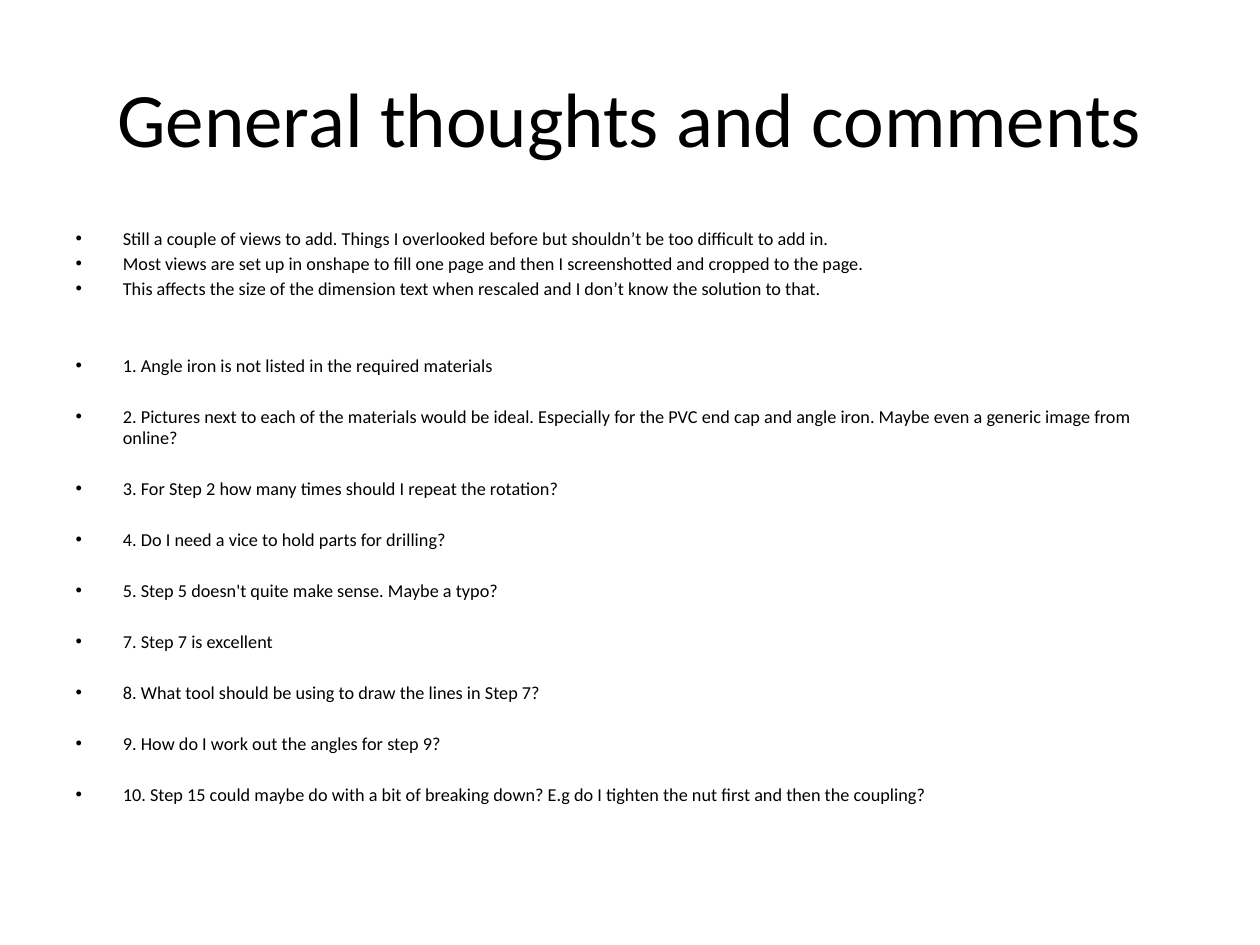
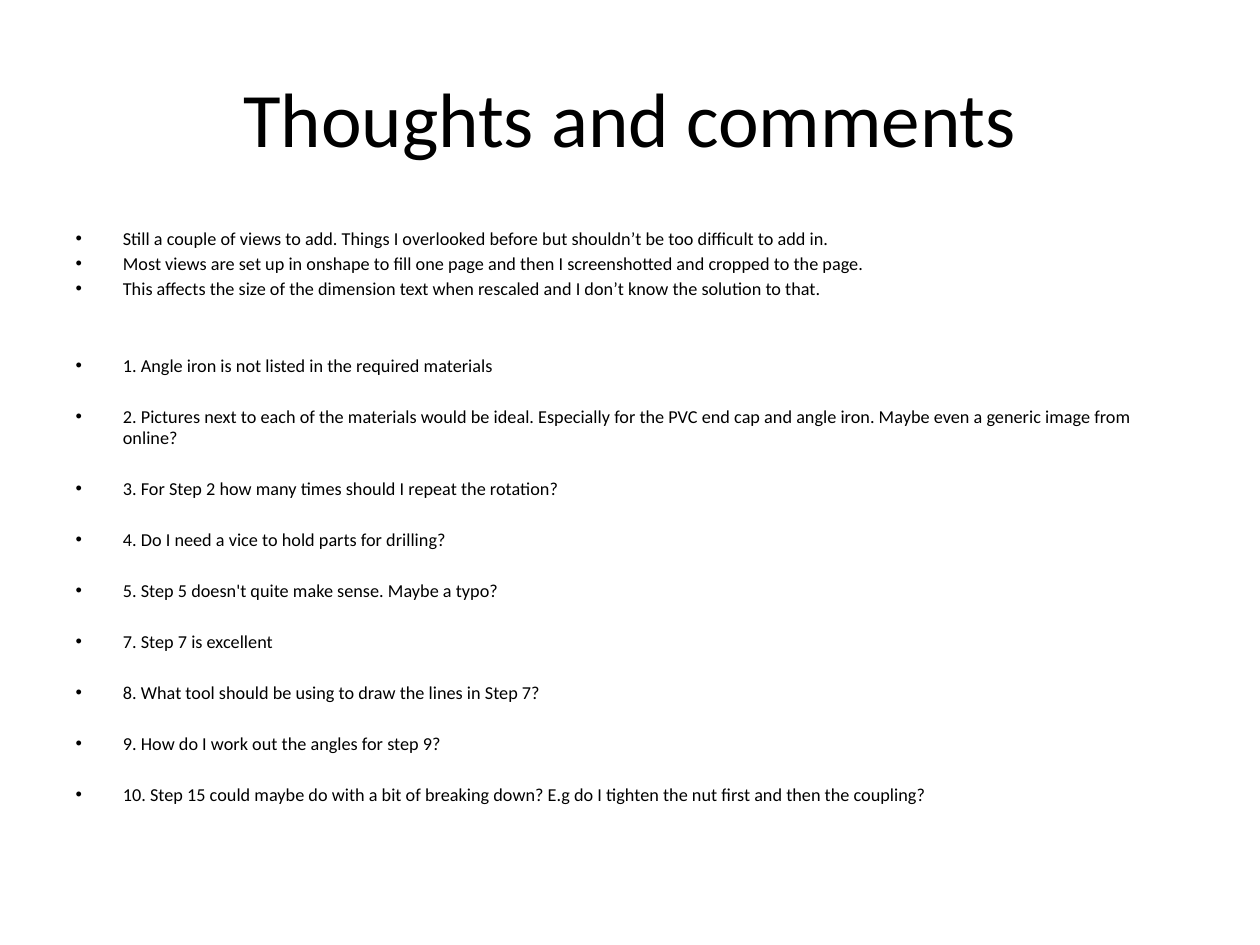
Before and after one commit to localelectricity/Wind-Turbine-Instructions, a slide deck: slide 1 of PVC Blade Instructions.pptx. Drawn at 1260x945 pixels with LibreOffice and Linux fonts; fonts in the diff are those of the drawing. Boxes give left, top, right and bottom in pixels: in the first picture for what was removed or moved away, otherwise in the second. Text is boxed around its words. In the diff, an @@ line names an element or a change of style, - is before the commit and + after.

Commit message:
Changed first page title

```diff
--- a/PVC Blade Instructions.pptx
+++ b/PVC Blade Instructions.pptx
@@ title at (x1=243, y1=93, x2=1015, y2=161): text changed @@
-General thoughts and comments
+Thoughts and comments
```
